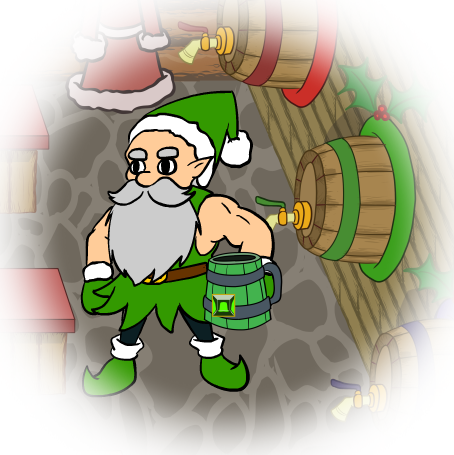
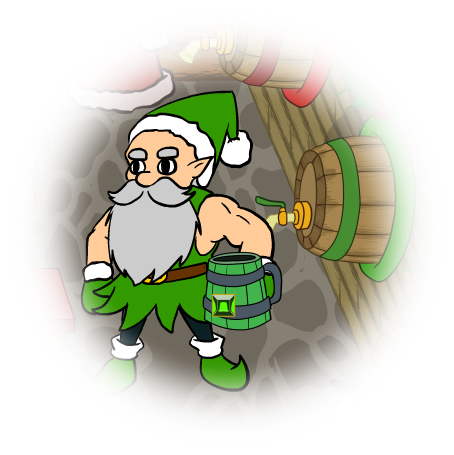
Two versions of the same layered image (454 x 455). Layer-by-layer changes:
renamed "Layer 3" to "3", painted on it over bbox(0, 0, 454, 455)
